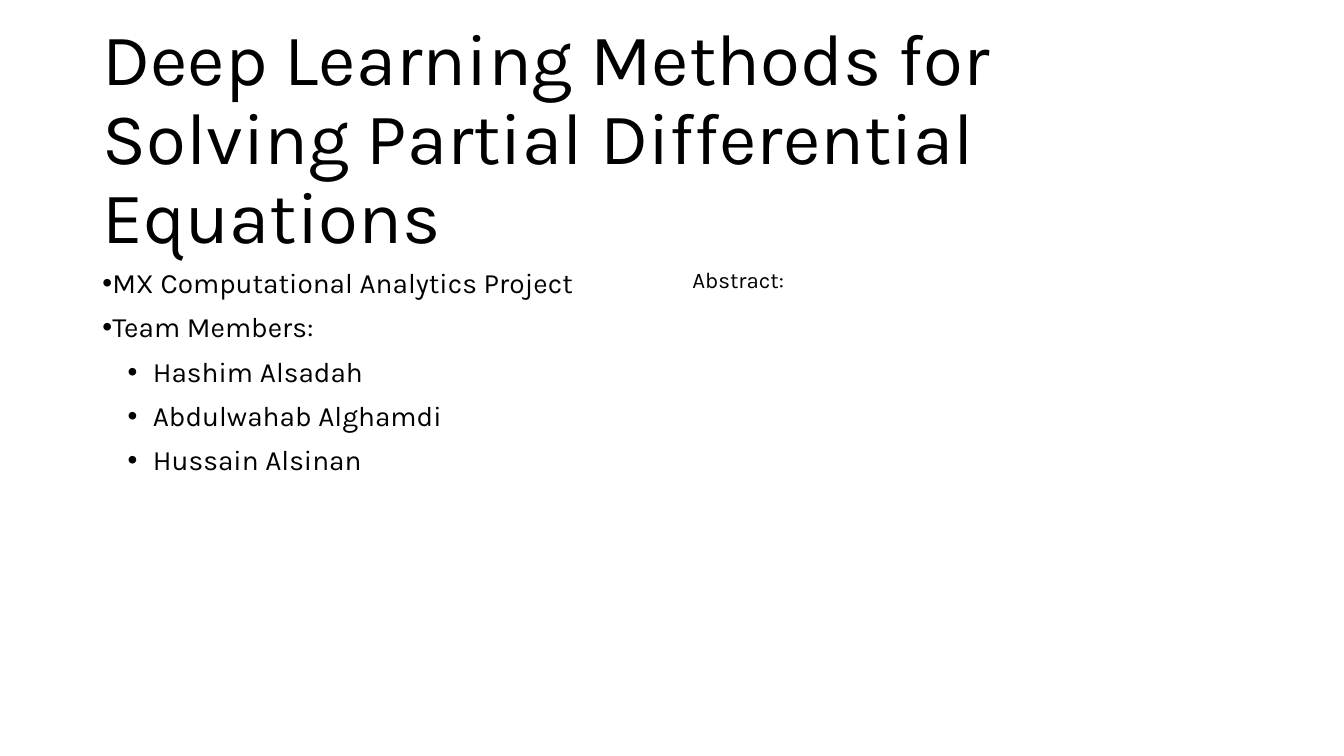
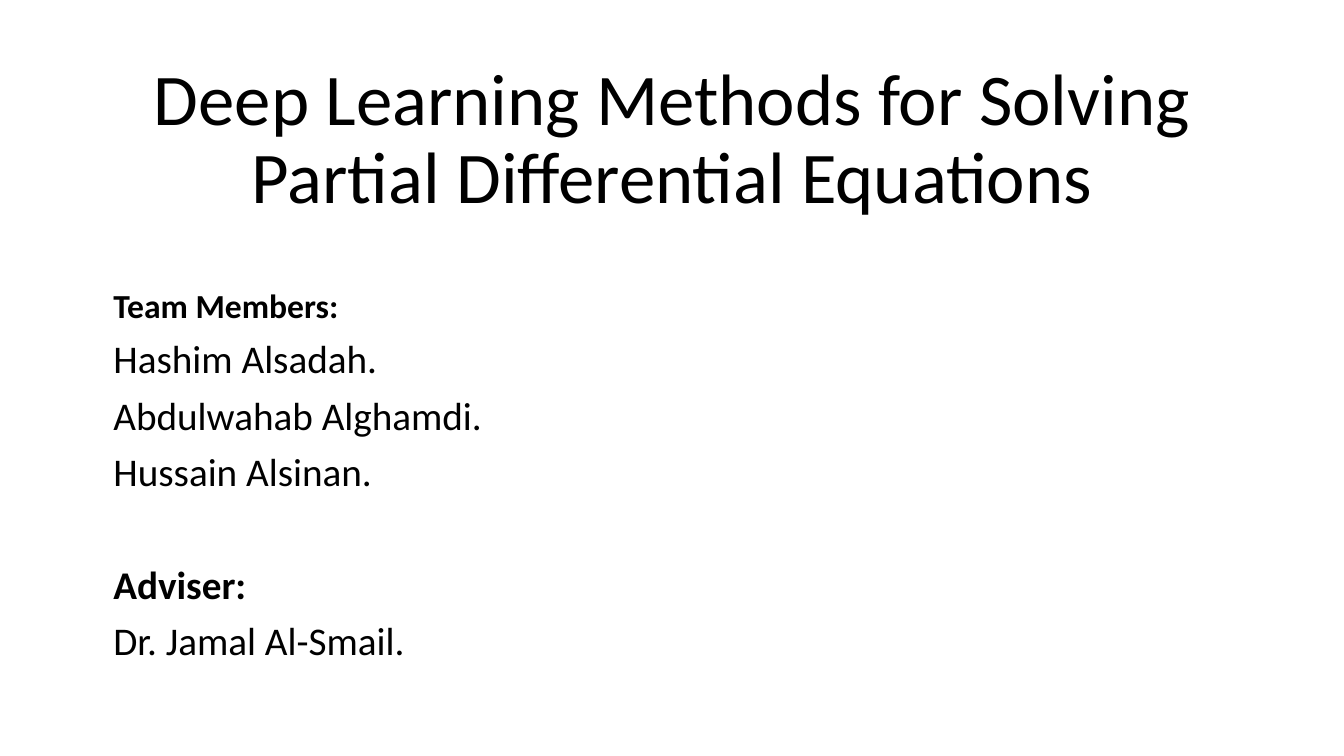
Before and after one commit to HashimAlSadah/MX-Project, a slide deck: slide 1 of ppt/Deep Learning Methods for Solving PDEs - MX CA Project.pptx. Drawn at 1344x756 pixels with LibreOffice and Linux fonts; fonts in the diff are those of the drawing. Boxes give left, top, right and bottom in pixels: in the first picture for what was removed or moved away, otherwise in the second. Text is boxed around its words. In the diff, an @@ line names an element or a change of style, - is before the commit and + after.

```diff
--- a/ppt/Deep Learning Methods for Solving PDEs - MX CA Project.pptx
+++ b/ppt/Deep Learning Methods for Solving PDEs - MX CA Project.pptx
@@ title "Deep Learning Methods for Solving ..." at bbox=[154, 74, 1189, 215]: font Karla to Calibri; alignment left to centre @@
@@ subtitle "Team Members:": place and size @@
-subtitle "Team Members:" at bbox=[112, 273, 573, 471]
+subtitle "Team Members:" at bbox=[113, 294, 482, 656]
@@ subtitle at bbox=[112, 273, 573, 300]: paragraph removed @@
-• MX Computational Analytics Project
@@ subtitle at bbox=[113, 294, 339, 319]: size 20 to 24 pt, font Karla to Calibri, bold on in "Team Members:"; bullet • to none @@
@@ text removed at bbox=[692, 272, 784, 289] @@
-Abstract:
@@ subtitle at bbox=[113, 345, 482, 656]: text changed; size 20 to 28 pt; font Karla to Calibri @@
-• Hashim Alsadah
-• Abdulwahab Alghamdi
-• Hussain Alsinan
+Hashim Alsadah.
+Abdulwahab Alghamdi.
+Hussain Alsinan.
+Adviser:
+Dr. Jamal Al-Smail.
```
Also in this commit, not shown: 5 other slides changed, 6 slides added, 3 slides removed.
